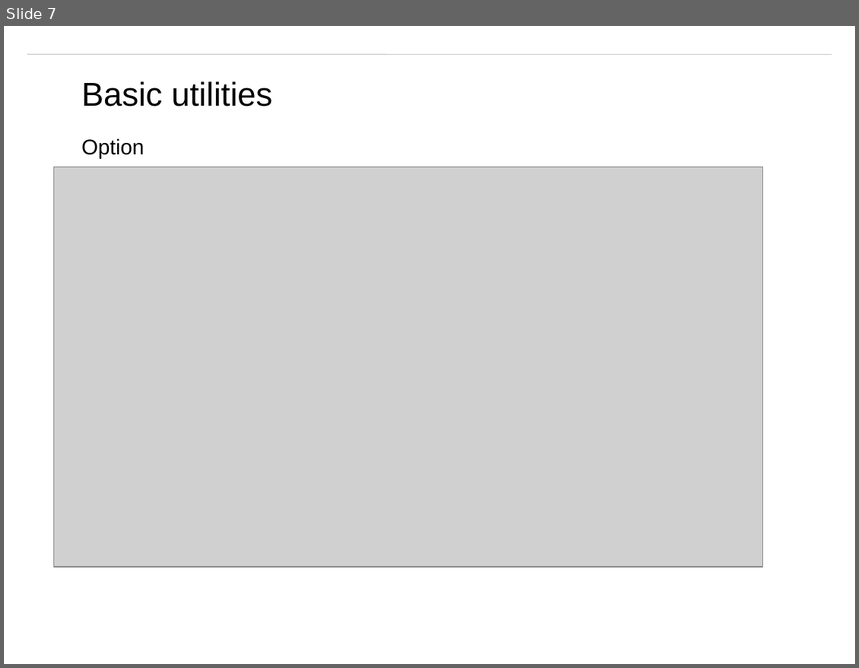
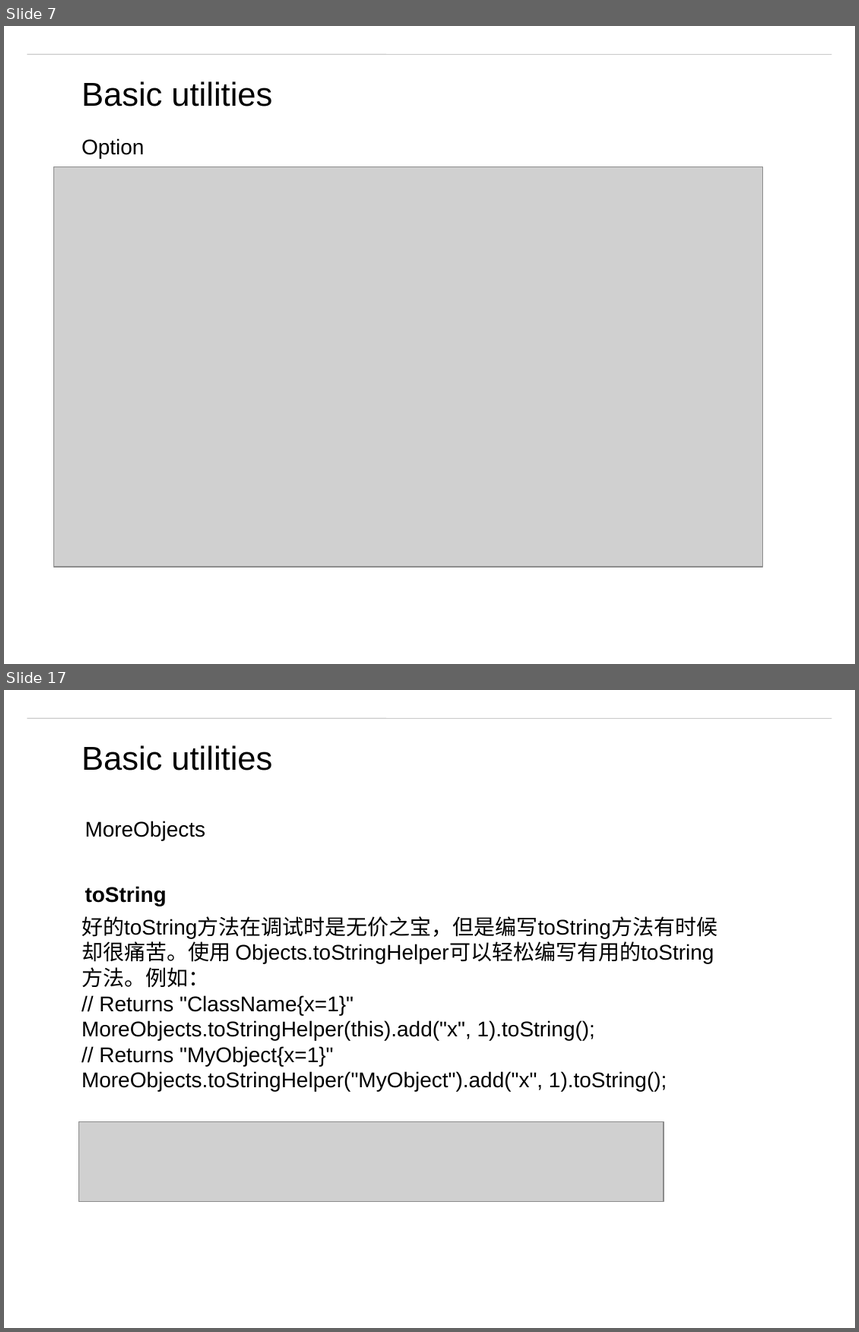
Before and after one commit to matt19870107/Guava, a slide deck: Guava.pptx. Shown one above the other, each under a label of ours: slide 7 before the commit, slides 7 and 17 after it; the slides between them are not shown. The pictures are 859x668 and 859x1332 pixels, drawn with LibreOffice and Linux fonts; fonts in the diff are those of the drawing; grey boxes stand for pictures; background and template pictures are left out. Boxes give left, top, right and bottom in pixels: in the first picture for what was removed or moved away, otherwise in the second. Text is boxed around its words. In the diff, an @@ line names an element or a change of style, - is before the commit and + after.

Commit message:
objects

```diff
--- a/Guava.pptx
+++ b/Guava.pptx
@@ slide 17 added at bbox=[4, 690, 855, 1328], background #FFFFFF; not listed: 1 template element that a slide beside it also shows @@
@@ text added at bbox=[82, 745, 272, 771], 28 pt, text #000000 @@
+Basic utilities
@@ text added at bbox=[85, 821, 206, 840], 18 pt, text #000000 @@
+MoreObjects
@@ text added at bbox=[85, 886, 167, 906], 18 pt, text #000000, bold @@
+toString
@@ text added at bbox=[82, 916, 718, 1092], 18 pt, text #000000 @@
+好的toString方法在调试时是无价之宝，但是编写toString方法有时候却很痛苦。使用 Objects.toStringHelper可以轻松编写有用的toString方法。例如：
+// Returns "ClassName{x=1}"
+MoreObjects.toStringHelper(this).add("x", 1).toString();
+// Returns "MyObject{x=1}"
+MoreObjects.toStringHelper("MyObject").add("x", 1).toString();
@@ picture added at bbox=[79, 1122, 664, 1201] @@
```
Also in this commit, not shown: 2 slides changed, 10 other slides added, 1 slide removed, 5 other files.
